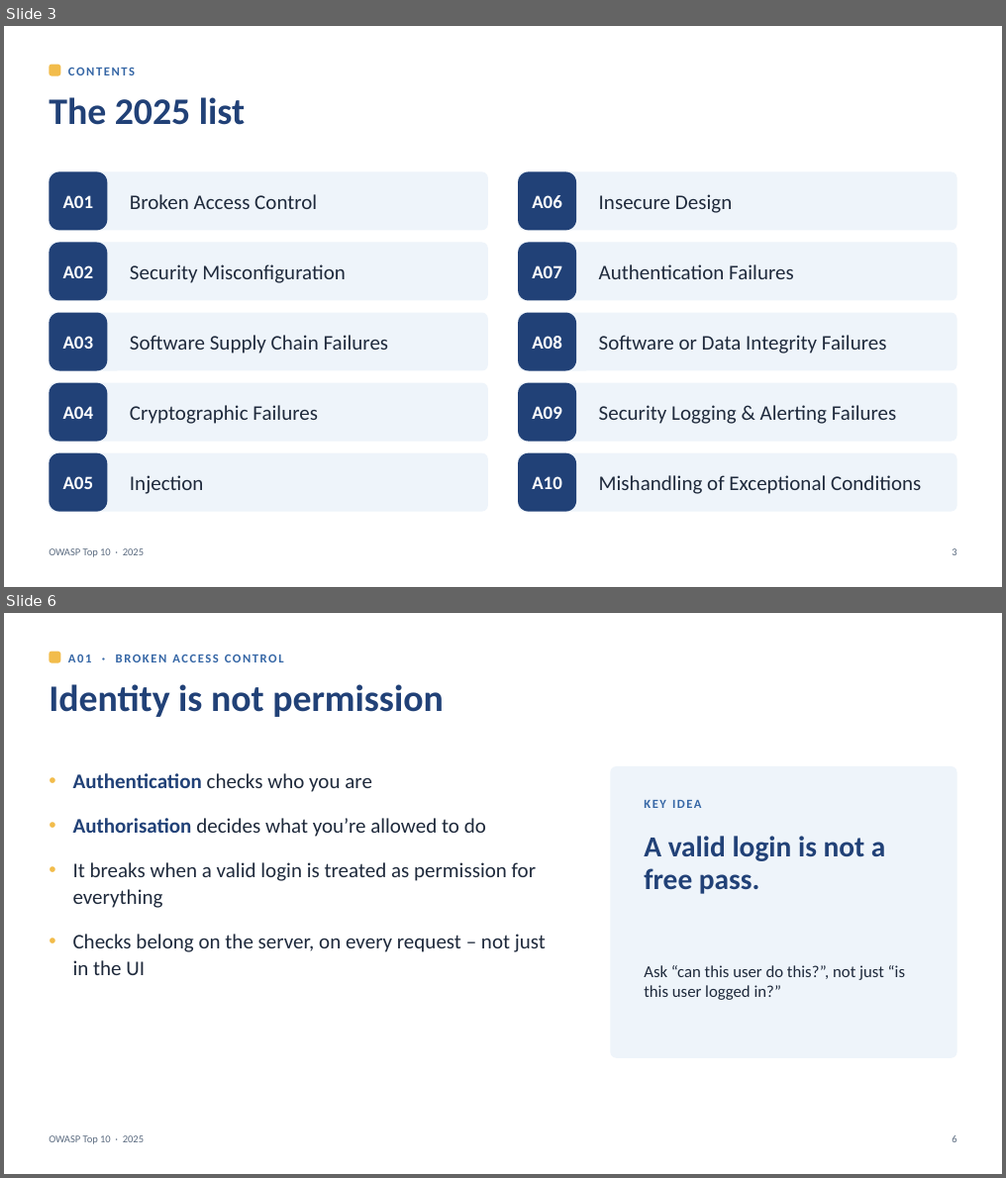
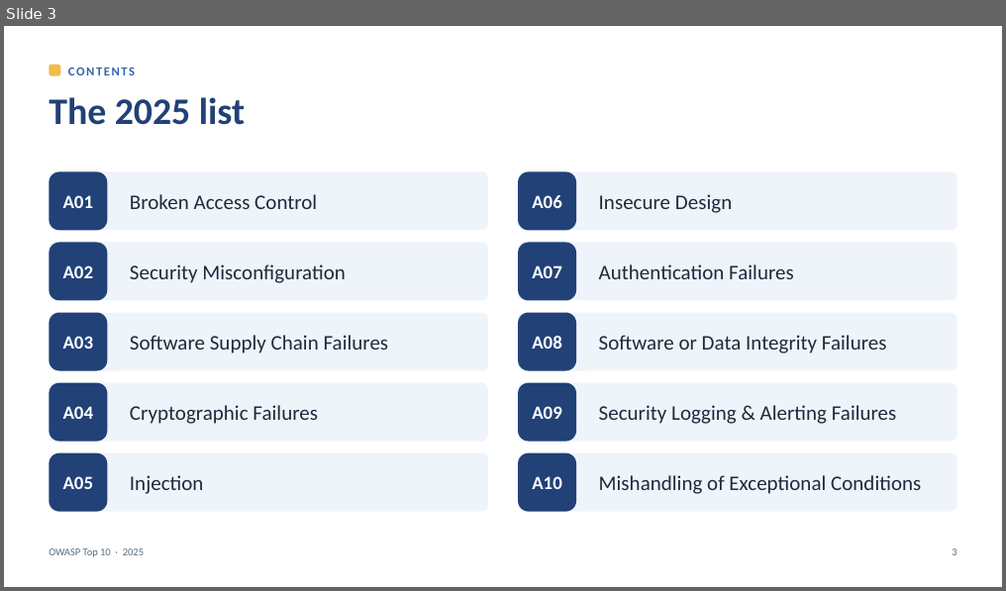
Before and after one commit to AmorZhao-Ghyston/VulnerableSandbox, a slide deck: Lunch-and-learn/OWASP-Top10-2025.pptx. Shown one above the other, each under a label of ours: slides 3 and 6 before the commit, slide 3 after it; the slides between them are not shown. The pictures are 1006x1178 and 1006x591 pixels, drawn with LibreOffice and Linux fonts; fonts in the diff are those of the drawing. Boxes give left, top, right and bottom in pixels: in the first picture for what was removed or moved away, otherwise in the second. Text is boxed around its words. In the diff, an @@ line names an element or a change of style, - is before the commit and + after.

```diff
--- a/Lunch-and-learn/OWASP-Top10-2025.pptx
+++ b/Lunch-and-learn/OWASP-Top10-2025.pptx
@@ slide 6 removed at (x1=4, y1=613, x2=1002, y2=1174), background #FFFFFF @@
@@ rounded rectangle removed at (x1=49, y1=652, x2=60, y2=663) @@
@@ text removed at (x1=68, y1=654, x2=284, y2=663) @@
-A01 · BROKEN ACCESS CONTROL
@@ text removed at (x1=49, y1=684, x2=444, y2=717) @@
-Identity is not permission
@@ text removed at (x1=73, y1=773, x2=546, y2=975) @@
-• Authentication checks who you are
-• Authorisation decides what you’re allowed to do
-• It breaks when a valid login is treated as permission for everything
-• Checks belong on the server, on every request – not just in the UI
@@ rounded rectangle removed at (x1=611, y1=766, x2=957, y2=1059) @@
@@ text removed at (x1=644, y1=800, x2=702, y2=808) @@
-KEY IDEA
@@ text removed at (x1=644, y1=836, x2=885, y2=894) @@
-A valid login is not a free pass.
@@ text removed at (x1=644, y1=965, x2=905, y2=1000) @@
-Ask “can this user do this?”, not just “is this user logged in?”
@@ text removed at (x1=49, y1=1136, x2=144, y2=1145) @@
-OWASP Top 10 · 2025
@@ text removed at (x1=951, y1=1136, x2=956, y2=1143) @@
-6
```
Also in this commit, not shown: 18 slides changed, 7 other slides removed, 7 other files.
